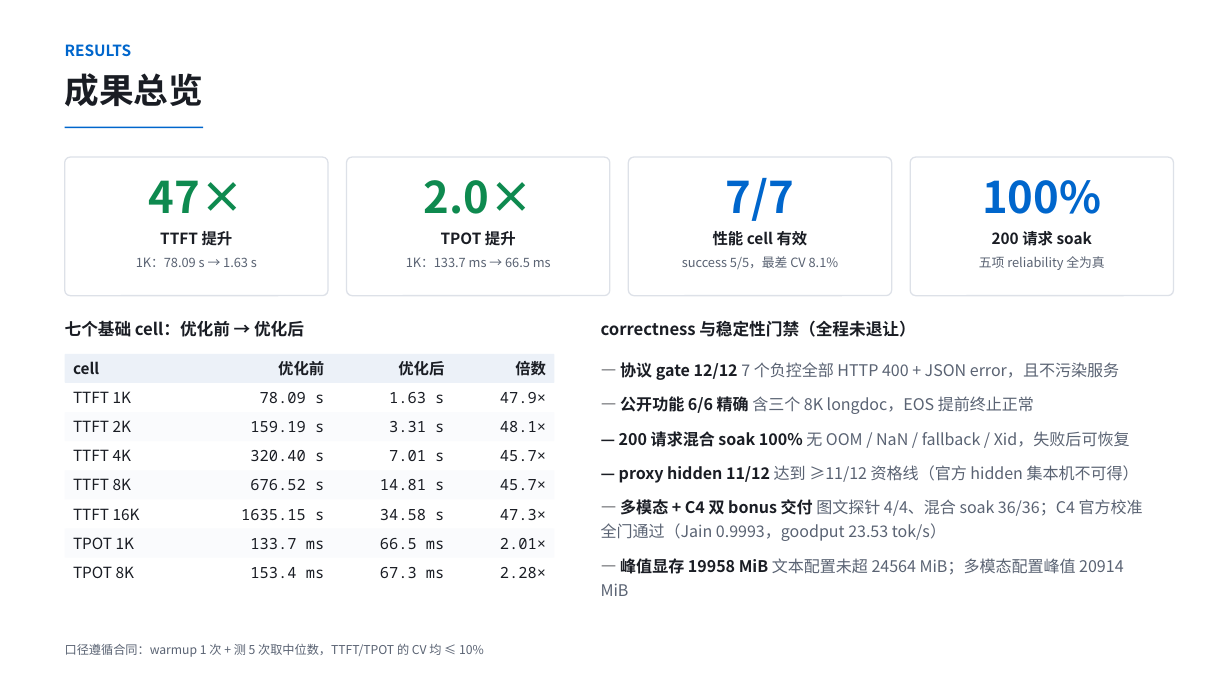
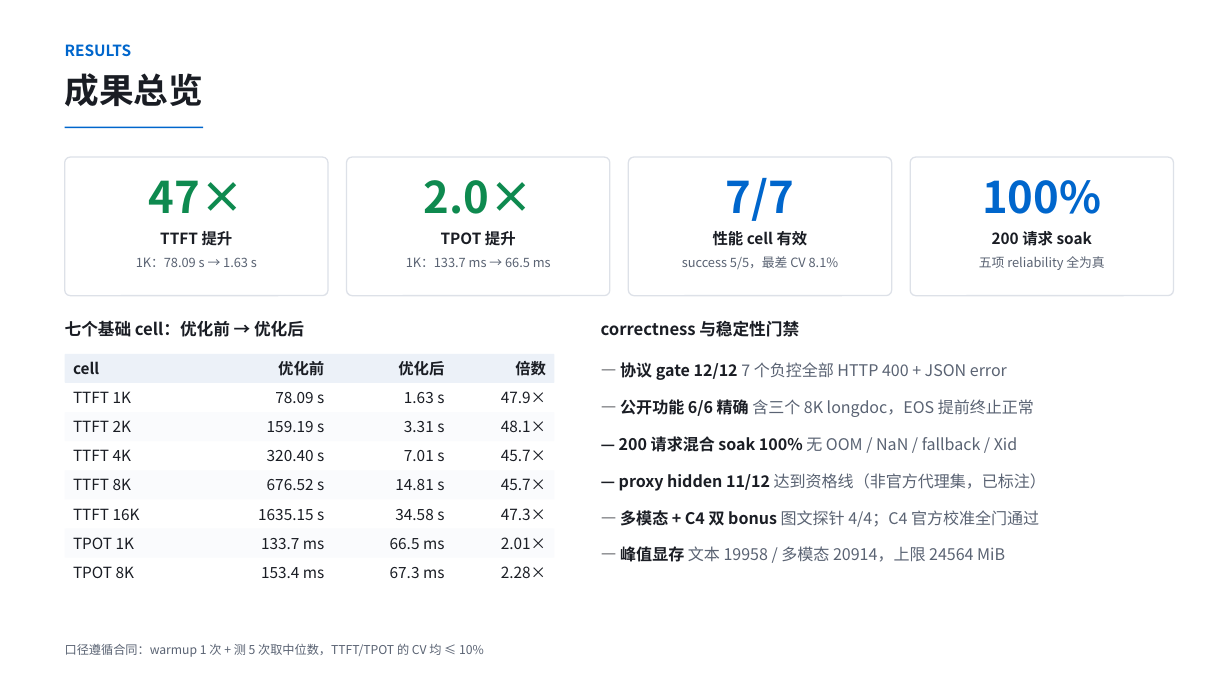
Before and after one commit to mygqdmmss/ApxInf, a slide deck: slide 2 of pdf/项目6_程仁龙_4090能飞_v1.pptx. Drawn at 1232x693 pixels with LibreOffice and Linux fonts; fonts in the diff are those of the drawing. Boxes give left, top, right and bottom in pixels: in the first picture for what was removed or moved away, otherwise in the second. Text is boxed around its words. In the diff, an @@ line names an element or a change of style, - is before the commit and + after.

```diff
--- a/pdf/项目6_程仁龙_4090能飞_v1.pptx
+++ b/pdf/项目6_程仁龙_4090能飞_v1.pptx
@@ text at (601,320,799,337): text changed @@
-correctness 与稳定性门禁（全程未退让）
+correctness 与稳定性门禁
@@ text at (620,362,1007,380): text changed @@
-— 协议 gate 12/12 7 个负控全部 HTTP 400 + JSON error，且不污染服务
+— 协议 gate 12/12 7 个负控全部 HTTP 400 + JSON error
@@ text at (620,397,1034,418): more space between paragraphs @@
@@ text at (619,436,1018,562): text changed @@
-— 200 请求混合 soak 100% 无 OOM / NaN / fallback / Xid，失败后可恢复
-— proxy hidden 11/12 达到 ≥11/12 资格线（官方 hidden 集本机不可得）
-— 多模态 + C4 双 bonus 交付 图文探针 4/4、混合 soak 36/36；C4 官方校准全门通过（Jain 0.9993，goodput 23.53 tok/s）
-— 峰值显存 19958 MiB 文本配置未超 24564 MiB；多模态配置峰值 20914 MiB
+— 200 请求混合 soak 100% 无 OOM / NaN / fallback / Xid
+— proxy hidden 11/12 达到资格线（非官方代理集，已标注）
+— 多模态 + C4 双 bonus 图文探针 4/4；C4 官方校准全门通过
+— 峰值显存 文本 19958 / 多模态 20914，上限 24564 MiB
@@ font Noto Sans Mono to Noto Sans CJK SC in 21 elements at (275,392,324,403), (404,392,444,403), (501,391,546,403), (267,421,324,432), (404,421,444,432), (501,420,546,432), (267,450,324,461), (404,450,444,461), (501,449,546,461), (267,479,324,490), (395,479,444,490), (501,478,546,490), (258,509,324,520), (395,509,444,520), (501,508,546,520), (261,538,324,549), (390,538,444,549), (501,537,546,549), (261,567,324,578), (390,567,444,578), (501,566,546,578) @@
```
Also in this commit, not shown: 13 other slides changed, 3 other files.
